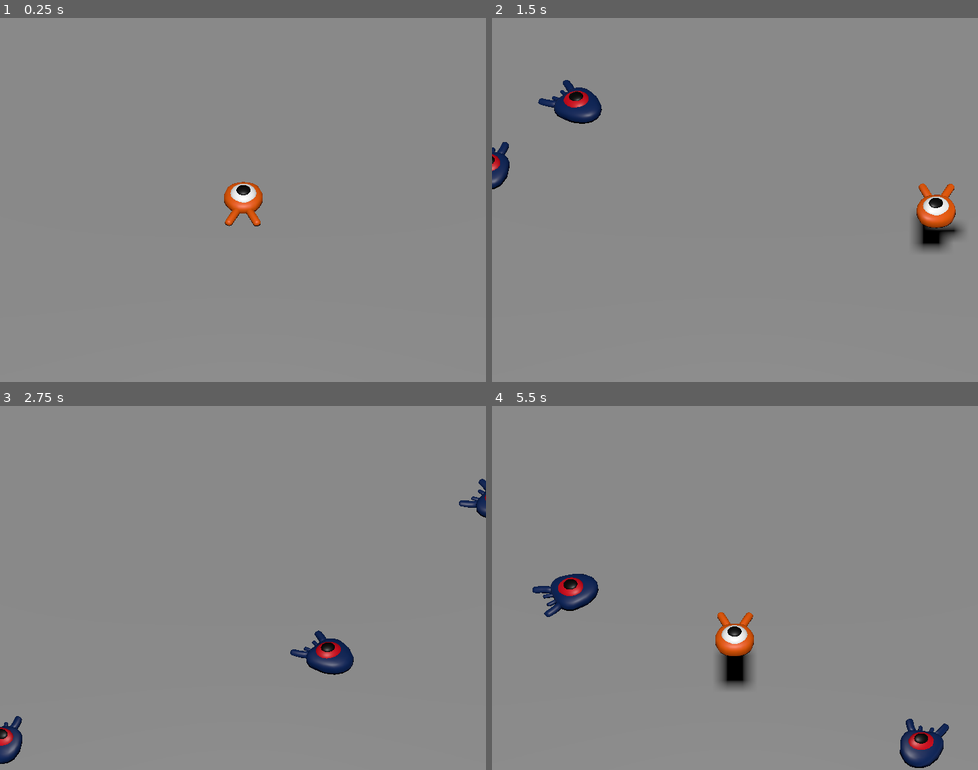
Above: before the commit, frames 1-4 (two rows, left to right).
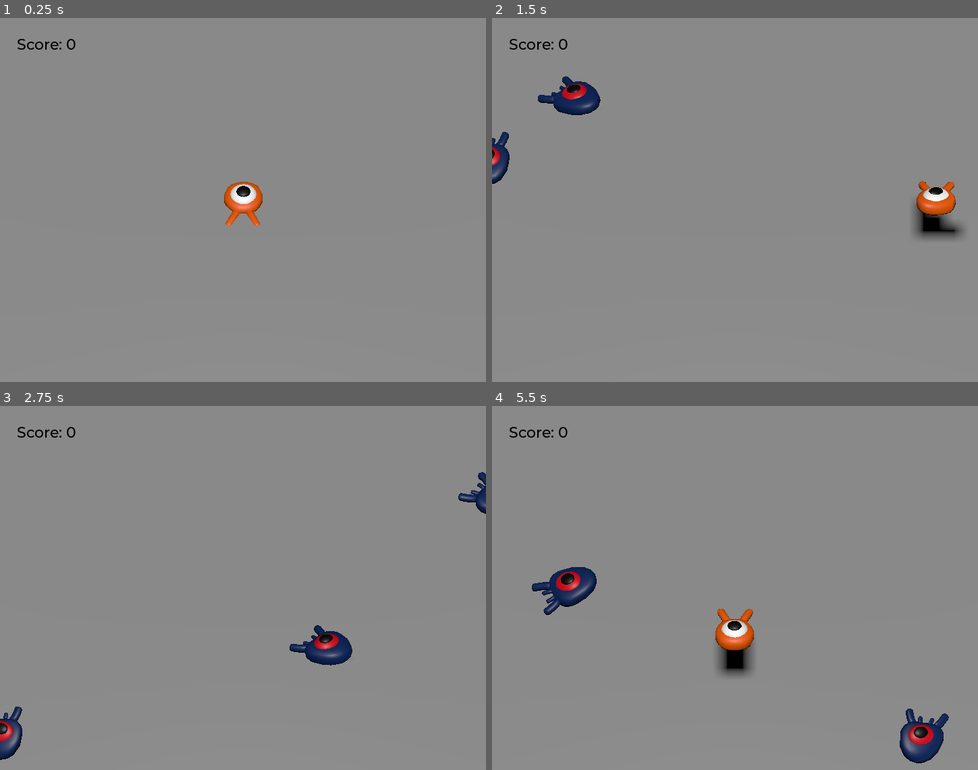
Above: after the commit, the same moments.

Repository: onionbulbperception/godot_your_first_3d_game
Game: Godot game, scene res://scenes/main.tscn
Same seed, same stepped clock (60 frames per second), same inputs: the game is played once before the commit and once after it.
Inputs:
- Up to frame 1 (0.25 s): no input
- Up to frame 2 (1.5 s): tap Enter (ui_accept) at 0.5 s; hold Right (move_right) 0.53-1.28 s; hold Enter (ui_accept) 0.53-1.28 s; tap Space (jump) at 0.77, 0.8, 1.07, 1.35 s; hold Down (move_back) from 1.28 s (still down)
- Up to frame 3 (2.75 s): tap Space (jump) at 1.52, 1.82, 2.3 s; tap Enter (ui_accept) at 1.55 s; release Down (move_back) at 2.03 s; hold Right (move_right) from 2.03 s (still down); hold Enter (ui_accept) from 2.03 s (still down)
- Up to frame 4 (5.5 s): release Right (move_right) at 2.78 s; release Enter (ui_accept) at 2.78 s; hold Up (move_forward) 2.78-3.53 s; tap Enter (ui_accept) at 2.85, 4.35 s; tap Space (jump) at 3.02, 3.32, 3.6, 3.77, 4.07, 4.52, 4.82, 5.3 s; hold Left (move_left) 3.53-5.03 s; hold Down (move_back) from 5.03 s (still down); hold Enter (ui_accept) from 5.03 s (still down)

The runs differ from the first frame. In frame 1, 0.3% of the frame differs, in the area x 3-55%, y 5-58%; in frame 2, 2.4%; in frame 3, 1.8%; in frame 4, 2.8%, in the area x 3-95%, y 5-100%.

Commit message:
Finished tutorial.

Diff:
--- a/project.godot
+++ b/project.godot
@@ -14,6 +14,10 @@
 run/main_scene="res://scenes/main.tscn"
 config/features=PackedStringArray("4.3")
 config/icon="res://icon.png"
+
+[autoload]
+
+MusicPlayer="*res://scenes/music_player.tscn"
 
 [display]
 
--- a/scenes/main.tscn
+++ b/scenes/main.tscn
@@ -1,8 +1,10 @@
-[gd_scene load_steps=9 format=3 uid="uid://cx4whaayr74fd"]
+[gd_scene load_steps=12 format=3 uid="uid://cx4whaayr74fd"]
 
 [ext_resource type="Script" path="res://scripts/main.gd" id="1_j35ao"]
 [ext_resource type="PackedScene" uid="uid://cpbn5fpqdcr7u" path="res://scenes/player.tscn" id="1_ubhej"]
 [ext_resource type="PackedScene" uid="uid://bxbypfb3cjpka" path="res://scenes/mob.tscn" id="2_w2001"]
+[ext_resource type="FontFile" uid="uid://cctnqtr76prky" path="res://fonts/Montserrat-Medium.ttf" id="4_fgki3"]
+[ext_resource type="Script" path="res://scripts/score_label.gd" id="5_msp2r"]
 
 [sub_resource type="BoxShape3D" id="BoxShape3D_xfjkc"]
 size = Vector3(60, 2, 60)
@@ -22,6 +24,10 @@
 "tilts": PackedFloat32Array(0, 0, 0, 0, 0)
 }
 point_count = 5
+
+[sub_resource type="Theme" id="Theme_85opf"]
+default_font = ExtResource("4_fgki3")
+default_font_size = 22
 
 [node name="Main" type="Node"]
 script = ExtResource("1_j35ao")
@@ -75,10 +81,54 @@
 curve = SubResource("Curve3D_ck5f2")
 
 [node name="SpawnLocation" type="PathFollow3D" parent="SpawnPath"]
-transform = Transform3D(0.00375933, 0, -0.999992, 0, 1, 0, 0.999992, 0, 0.00375933, -13.0819, 0, -12.8867)
+transform = Transform3D(0.00375814, 0, -0.999992, 0, 1, 0, 0.999992, 0, 0.00375814, -13.0819, 0, -12.8867)
 
 [node name="MobTimer" type="Timer" parent="."]
 wait_time = 0.5
 autostart = true
 
+[node name="UserInterface" type="Control" parent="."]
+layout_mode = 3
+anchors_preset = 15
+anchor_right = 1.0
+anchor_bottom = 1.0
+grow_horizontal = 2
+grow_vertical = 2
+theme = SubResource("Theme_85opf")
+
+[node name="ScoreLabel" type="Label" parent="UserInterface"]
+layout_mode = 1
+offset_left = 25.0
+offset_top = 25.0
+offset_right = 86.0
+offset_bottom = 48.0
+theme_override_colors/font_color = Color(0, 0, 0, 1)
+text = "Score: 0"
+script = ExtResource("5_msp2r")
+
+[node name="Retry" type="ColorRect" parent="UserInterface"]
+layout_mode = 1
+anchors_preset = 15
+anchor_right = 1.0
+anchor_bottom = 1.0
+grow_horizontal = 2
+grow_vertical = 2
+color = Color(0, 0, 0, 0.352941)
+
+[node name="Label" type="Label" parent="UserInterface/Retry"]
+layout_mode = 1
+anchors_preset = 8
+anchor_left = 0.5
+anchor_top = 0.5
+anchor_right = 0.5
+anchor_bottom = 0.5
+offset_left = -107.0
+offset_top = -14.0
+offset_right = 107.0
+offset_bottom = 14.0
+grow_horizontal = 2
+grow_vertical = 2
+text = "Press Enter to retry"
+
+[connection signal="hit" from="Player" to="." method="_on_player_hit"]
 [connection signal="timeout" from="MobTimer" to="." method="_on_mob_timer_timeout"]
--- a/scenes/mob.tscn
+++ b/scenes/mob.tscn
@@ -1,10 +1,44 @@
-[gd_scene load_steps=4 format=3 uid="uid://bxbypfb3cjpka"]
+[gd_scene load_steps=6 format=3 uid="uid://bxbypfb3cjpka"]
 
 [ext_resource type="Script" path="res://scripts/mob.gd" id="1_i6b45"]
 [ext_resource type="PackedScene" uid="uid://3gi40onb6sf" path="res://art/mob.glb" id="1_ub4oj"]
 
 [sub_resource type="BoxShape3D" id="BoxShape3D_5ul3h"]
 size = Vector3(1.32721, 1, 2.37836)
+
+[sub_resource type="Animation" id="Animation_mus2k"]
+resource_name = "float"
+length = 1.2
+loop_mode = 1
+tracks/0/type = "value"
+tracks/0/imported = false
+tracks/0/enabled = true
+tracks/0/path = NodePath("Pivot/Character:position")
+tracks/0/interp = 1
+tracks/0/loop_wrap = true
+tracks/0/keys = {
+"times": PackedFloat32Array(0.3, 0.7, 1.2),
+"transitions": PackedFloat32Array(0.450625, 2, 1),
+"update": 0,
+"values": [Vector3(0, 0, 0), Vector3(0, 0.65, 0), Vector3(0, 0.35, 0)]
+}
+tracks/1/type = "value"
+tracks/1/imported = false
+tracks/1/enabled = true
+tracks/1/path = NodePath("Pivot/Character:rotation")
+tracks/1/interp = 1
+tracks/1/loop_wrap = true
+tracks/1/keys = {
+"times": PackedFloat32Array(0.1, 0.5, 1.2),
+"transitions": PackedFloat32Array(0.450625, 0.450625, 1),
+"update": 0,
+"values": [Vector3(0, 0, 0), Vector3(0.139626, 0, 0), Vector3(-0.15708, 0, 0)]
+}
+
+[sub_resource type="AnimationLibrary" id="AnimationLibrary_tldcb"]
+_data = {
+"float": SubResource("Animation_mus2k")
+}
 
 [node name="Mob" type="CharacterBody3D" groups=["mob"]]
 collision_layer = 2
@@ -14,6 +48,7 @@
 [node name="Pivot" type="Node3D" parent="."]
 
 [node name="Character" parent="Pivot" instance=ExtResource("1_ub4oj")]
+transform = Transform3D(1, 0, 0, 0, 0.990652, -0.136414, 0, 0.136414, 0.990652, 0, 0.381514, 0)
 
 [node name="CollisionShape3D" type="CollisionShape3D" parent="."]
 transform = Transform3D(1, 0, 0, 0, 1, 0, 0, 0, 1, 0.0220642, 0, -0.133636)
@@ -22,4 +57,10 @@
 [node name="VisibleOnScreenNotifier3D" type="VisibleOnScreenNotifier3D" parent="."]
 aabb = AABB(-1.30938, -1, -1.95162, 2.61875, 2, 3.90323)
 
+[node name="AnimationPlayer" type="AnimationPlayer" parent="."]
+libraries = {
+"": SubResource("AnimationLibrary_tldcb")
+}
+autoplay = "float"
+
 [connection signal="screen_exited" from="VisibleOnScreenNotifier3D" to="." method="_on_visible_on_screen_notifier_3d_screen_exited"]
--- /dev/null
+++ b/scenes/music_player.tscn
@@ -0,0 +1,7 @@
+[gd_scene load_steps=2 format=3 uid="uid://b8jfq2blpd82j"]
+
+[ext_resource type="AudioStream" uid="uid://y7q37y1jtvh4" path="res://art/House In a Forest Loop.ogg" id="1_cjhk5"]
+
+[node name="MusicPlayer" type="AudioStreamPlayer3D"]
+stream = ExtResource("1_cjhk5")
+autoplay = true
--- a/scenes/player.tscn
+++ b/scenes/player.tscn
@@ -6,15 +6,97 @@
 [sub_resource type="SphereShape3D" id="SphereShape3D_sw7mn"]
 radius = 1.0
 
+[sub_resource type="CylinderShape3D" id="CylinderShape3D_tur8u"]
+
+[sub_resource type="Animation" id="Animation_jcn8r"]
+resource_name = "float"
+length = 1.2
+loop_mode = 1
+tracks/0/type = "value"
+tracks/0/imported = false
+tracks/0/enabled = true
+tracks/0/path = NodePath("Pivot/Character:position")
+tracks/0/interp = 1
+tracks/0/loop_wrap = true
+tracks/0/keys = {
+"times": PackedFloat32Array(0.3, 0.7, 1.2),
+"transitions": PackedFloat32Array(0.450625, 2, 1),
+"update": 0,
+"values": [Vector3(0, 0, 0), Vector3(0, 0.65, 0), Vector3(0, 0.35, 0)]
+}
+tracks/1/type = "value"
+tracks/1/imported = false
+tracks/1/enabled = true
+tracks/1/path = NodePath("Pivot/Character:rotation")
+tracks/1/interp = 1
+tracks/1/loop_wrap = true
+tracks/1/keys = {
+"times": PackedFloat32Array(0.1, 0.5, 1.2),
+"transitions": PackedFloat32Array(0.450625, 0.450625, 1),
+"update": 0,
+"values": [Vector3(0, 0, 0), Vector3(0.139626, 0, 0), Vector3(-0.15708, 0, 0)]
+}
+
+[sub_resource type="Animation" id="Animation_putre"]
+length = 0.001
+tracks/0/type = "value"
+tracks/0/imported = false
+tracks/0/enabled = true
+tracks/0/path = NodePath("Pivot/Character:position")
+tracks/0/interp = 1
+tracks/0/loop_wrap = true
+tracks/0/keys = {
+"times": PackedFloat32Array(0),
+"transitions": PackedFloat32Array(1),
+"update": 0,
+"values": [Vector3(0, 0, 0)]
+}
+tracks/1/type = "value"
+tracks/1/imported = false
+tracks/1/enabled = true
+tracks/1/path = NodePath("Pivot/Character:rotation")
+tracks/1/interp = 1
+tracks/1/loop_wrap = true
+tracks/1/keys = {
+"times": PackedFloat32Array(0),
+"transitions": PackedFloat32Array(1),
+"update": 0,
+"values": [Vector3(0, 0, 0)]
+}
+
+[sub_resource type="AnimationLibrary" id="AnimationLibrary_1vlg0"]
+_data = {
+"RESET": SubResource("Animation_putre"),
+"float": SubResource("Animation_jcn8r")
+}
+
 [node name="Player" type="CharacterBody3D"]
+transform = Transform3D(1, 0, 0, 0, 1, 0, 0, 0, 1, 0, 0.2, 0)
 collision_mask = 6
 script = ExtResource("1_8wppy")
 
 [node name="Pivot" type="Node3D" parent="."]
-transform = Transform3D(1, 0, 0, 0, 1, 0, 0, 0, 1, 0, 0.1, 0)
 
 [node name="Character" parent="Pivot" instance=ExtResource("1_l2ayl")]
 
 [node name="CollisionShape3D" type="CollisionShape3D" parent="."]
 transform = Transform3D(1, 0, 0, 0, 1, 0, 0, 0, 1, 0, 1, 0)
 shape = SubResource("SphereShape3D_sw7mn")
+
+[node name="MobDetector" type="Area3D" parent="."]
+transform = Transform3D(1.1, 0, 0, 0, 1, 0, 0, 0, 1.1, 0, 2.98023e-08, 0)
+collision_layer = 0
+collision_mask = 2
+monitorable = false
+
+[node name="CollisionShape3D" type="CollisionShape3D" parent="MobDetector"]
+transform = Transform3D(2.42, 0, 0, 0, 0.075, 0, 0, 0, 2.42, 0, 0.5, 0)
+shape = SubResource("CylinderShape3D_tur8u")
+
+[node name="AnimationPlayer" type="AnimationPlayer" parent="."]
+libraries = {
+"": SubResource("AnimationLibrary_1vlg0")
+}
+autoplay = "float"
+
+[connection signal="body_entered" from="MobDetector" to="." method="_on_mob_detector_body_entered"]
--- a/scripts/main.gd
+++ b/scripts/main.gd
@@ -2,6 +2,10 @@
 
 
 @export var mob_scene: PackedScene
+
+
+func _ready():
+	$UserInterface/Retry.hide()
 
 
 func _on_mob_timer_timeout() -> void:
@@ -19,3 +23,17 @@
 
 	# Spawn the mob by adding it to the Main scene.
 	add_child(mob)
+
+	# We connect the mob to the score label to update the score upon squashing one.
+	mob.squashed.connect($UserInterface/ScoreLabel._on_mob_squashed.bind())
+
+
+func _on_player_hit() -> void:
+	$MobTimer.stop()
+	$UserInterface/Retry.show()
+
+
+func _unhandled_input(event):
+	if event.is_action_pressed("ui_accept") and $UserInterface/Retry.visible:
+		# This restarts the current scene.
+		get_tree().reload_current_scene()
--- a/scripts/mob.gd
+++ b/scripts/mob.gd
@@ -32,6 +32,8 @@
 	# in order to move in the direction the mob is looking.
 	velocity = velocity.rotated(Vector3.UP, rotation.y)
 
+	$AnimationPlayer.speed_scale = random_speed / min_speed
+
 
 func squash():
 	squashed.emit()
--- a/scripts/player.gd
+++ b/scripts/player.gd
@@ -1,4 +1,9 @@
 extends CharacterBody3D
+
+
+# Emitted when the player was hit by a mob.
+# Put this at the top of the script.
+signal hit
 
 
 # How fast the player moves in meters per second.
@@ -35,6 +40,9 @@
 		direction = direction.normalized()
 		# Setting the basis property will affect the rotation of the node.
 		$Pivot.basis = Basis.looking_at(direction)
+		$AnimationPlayer.speed_scale = 4
+	else:
+		$AnimationPlayer.speed_scale = 1
 
 	# Ground Velocity
 	target_velocity.x = direction.x * speed
@@ -65,7 +73,7 @@
 			var mob = collision.get_collider()
 			# we check that we are hitting it from above.
 			if Vector3.UP.dot(collision.get_normal()) > 0.7:
-				# print(Vector3.UP.dot(collision.get_normal()))
+				#print(Vector3.UP.dot(collision.get_normal()))
 				# If so, we squash it and bounce.
 				mob.squash()
 				target_velocity.y = bounce_impulse
@@ -73,3 +81,14 @@
 				break
 
 	move_and_slide()
+
+	$Pivot.rotation.x = PI / 6 * velocity.y / jump_impulse
+
+
+func _on_mob_detector_body_entered(body: Node3D) -> void:
+	die()
+
+
+func die():
+	hit.emit()
+	queue_free()
--- /dev/null
+++ b/scripts/score_label.gd
@@ -0,0 +1,9 @@
+extends Label
+
+
+var score = 0
+
+
+func _on_mob_squashed():
+	score += 1
+	text = "Score: %s" % score
Not shown: 1 places in scenes/player.tscn that only renumber resources
